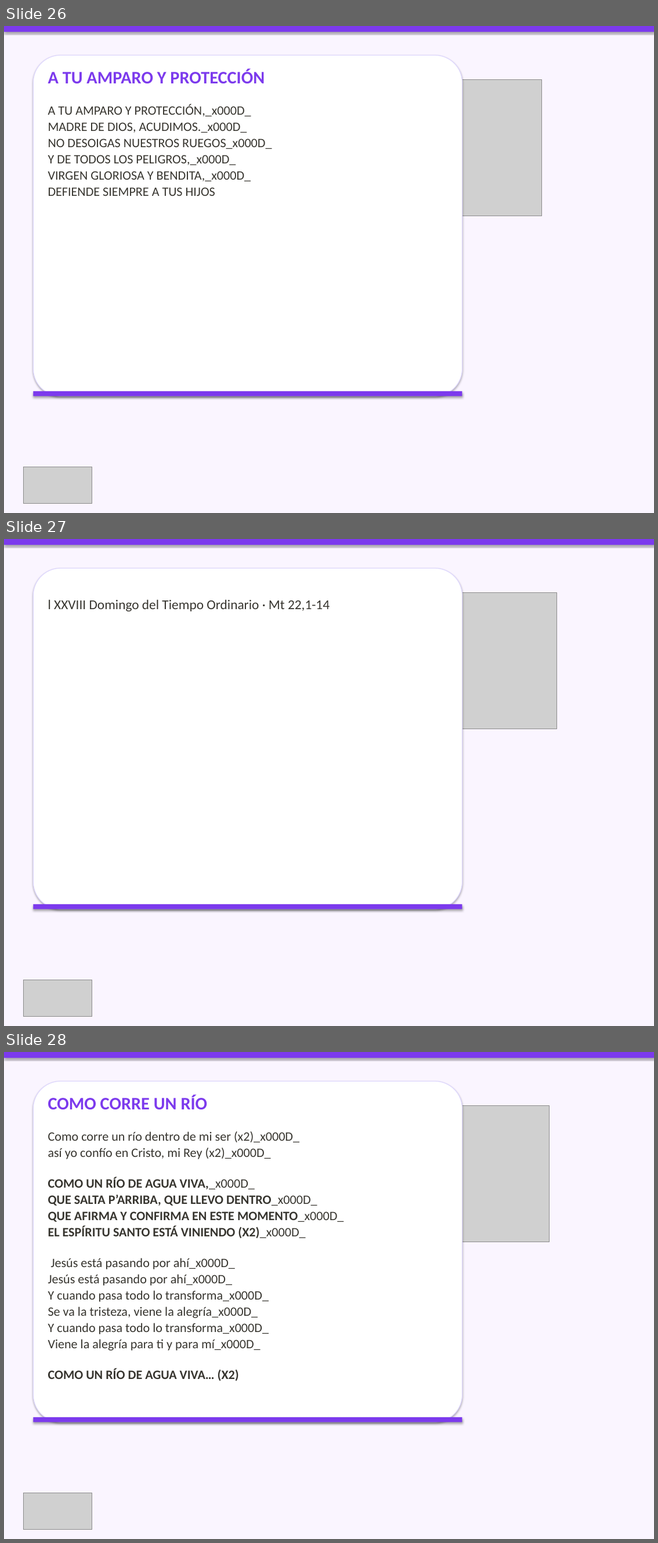
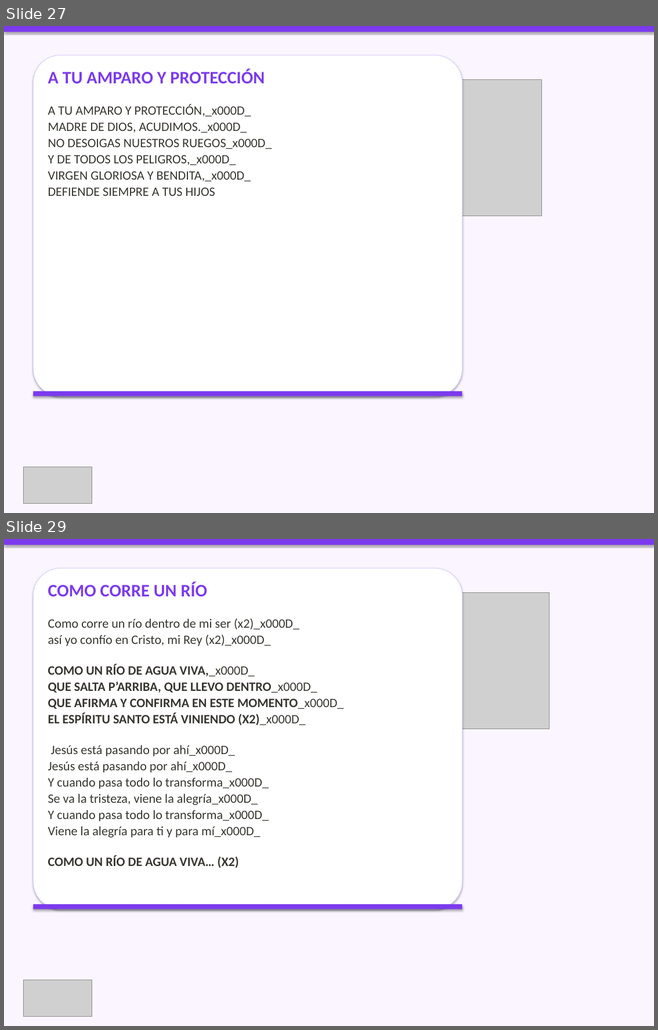
Before and after one commit to CC5M5/CCE-M5, a slide deck: presentaciones_html/2026-10-11_presentacion/2026-10-11_presentacion.pptx. Shown one above the other, each under a label of ours: slides 26, 27 and 28 before the commit, slides 27 and 29 after it; the slides between them are not shown. The pictures are 658x1543 and 658x1030 pixels, drawn with LibreOffice and Linux fonts; fonts in the diff are those of the drawing; grey boxes stand for pictures. Boxes give left, top, right and bottom in pixels: in the first picture for what was removed or moved away, otherwise in the second. Text is boxed around its words. In the diff, an @@ line names an element or a change of style, - is before the commit and + after.

```diff
--- a/presentaciones_html/2026-10-11_presentacion/2026-10-11_presentacion.pptx
+++ b/presentaciones_html/2026-10-11_presentacion/2026-10-11_presentacion.pptx
@@ slide 27 removed at (4,539,654,1026), background #FAF5FF @@
@@ rectangle removed at (4,539,654,545) @@
@@ rounded rectangle removed at (33,568,462,910) @@
@@ text removed at (48,599,329,611) @@
-l XXVIII Domingo del Tiempo Ordinario · Mt 22,1-14
@@ picture removed at (360,592,557,729) @@
@@ rectangle removed at (33,904,462,910) @@
@@ picture removed at (24,980,92,1016) @@
@@ what was slide 26 is now slide 27 @@
@@ what was slide 28 is now slide 29 @@
```
Also in this commit, not shown: 12 slides changed, 3 slides added, 1 other slide removed, 7 other files.
